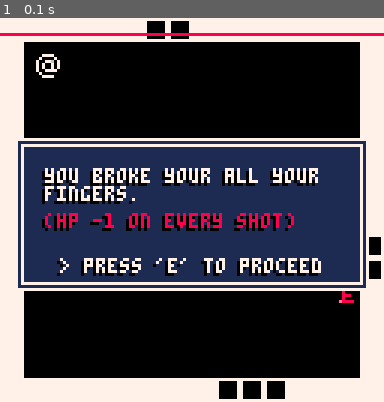
Above: before the commit, frame 1.
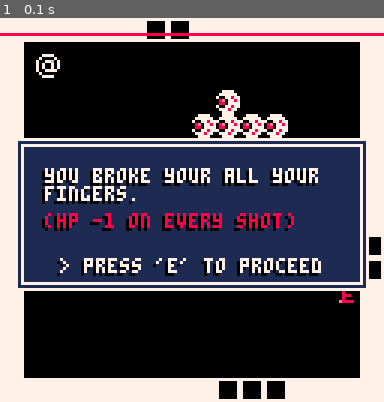
Above: after the commit, the same moment.

Repository: AlexanderClay/pico8-Projects
Game: PICO-8 cartridge hero.p8
The game is run twice, just before and just after one commit, with the same random seed, the same clock (stepped at 60 frames per second) and the same inputs.
Inputs:
- Up to frame 1 (0.1 s): no input

The runs differ from the first frame. In frame 1, 1.3% of the frame differs, in the area x 50-75%, y 18-32%.

Commit message:
hero: method to add enemies / rooms

Diff:
--- a/hero.p8
+++ b/hero.p8
@@ -26,6 +26,8 @@
 solid_actors = {}
 actor = {} --all actors in world
 paused = true
+mapx=0
+mapy=0
 -- make an actor
 -- and add to global collection
 -- x,y means center of the actor
@@ -57,6 +59,23 @@
  return a
 end
 
+function setroom(x,y)
+	mapx=x
+	mapy=y
+	for tx=0,16 do
+	 for ty=0,16 do
+	 	if(mget(tx,ty)==11) then
+	 		mset(tx,ty, 0)
+    enmy1=make_actor(tx+0.5,ty+0.5)
+    enmy1.spr=11
+    enmy1.dx = -0.2
+    enmy1.drag = 1
+    enmy1.active=true
+    add(solid_actors, enmy1)
+	 	end
+	 end
+	end
+end
 
 -- for any given point on the
 -- map, true if there is wall
@@ -257,7 +276,7 @@
  --rectfill(0, 0, 127,127,3)
 
  -- level1
- map(0,0,0,0,16,16)
+ map(mapx,mapy,0,0,16,16)
  foreach(actor,draw_actor)
 
  if(paused) then
@@ -338,9 +355,9 @@
  pl.layer = 2
  pl.g = gun0 --weapon selection
  pl.cool = 5
- add(pl, solid_actors)
-
-
+ add(solid_actors, pl)
+
+	setroom(0, 0)
 end
 
 
@@ -478,10 +495,10 @@
 0202020202020303020202020202020202020202020202020202020202020202020202020202020202020202020202020202020202020202020202020202020202020202020202020202020202020202020202020202020202020202020202020202020202020202020202020202020202020202020202020202020202020202
 0200000000000000000000000000000202000000000000000000000000000002020000000000000000000000000000020200000000000000000000000000000202000000000000000000000000000002020000000000000000000000000000020200000000000000000000000000000202000000000000000000000000000002
 0200000000000000000000000000000202000000000000000000000000000002020000000000000000000000000000020200000000000000000000000000000202000000000000000000000000000002020000000000000000000000000000020200000000000000000000000000000202000000000000000000000000000002
-0200000000000000000000000000000202000000000000000000000000000002020000000000000000000000000000020200000000000000000000000000000202000000000000000000000000000002020000000000000000000000000000020200000000000000000000000000000202000000000000000000000000000002
-0200000000000000000000000000000202000000000000000000000000000002020000000000000000000000000000020200000000000000000000000000000202000000000000000000000000000002020000000000000000000000000000020200000000000000000000000000000202000000000000000000000000000002
-0200000000000000002300000000000202000000000000000000000000000002020000000000000000000000000000020200000000000000000000000000000202000000000000000000000000000002020000000000000000000000000000020200000000000000000000000000000202000000000000000000000000000002
-0200000000000000000000000000000202000000000000000000000000000002020000000000000000000000000000020200000000000000000000000000000202000000000000000000000000000002020000000000000000000000000000020200000000000000000000000000000202000000000000000000000000000002
+0200000000000000000b00000000000202000000000000000000000000000002020000000000000000000000000000020200000000000000000000000000000202000000000000000000000000000002020000000000000000000000000000020200000000000000000000000000000202000000000000000000000000000002
+02000000000000000b0b0b0b0000000202000000000000000000000000000002020000000000000000000000000000020200000000000000000000000000000202000000000000000000000000000002020000000000000000000000000000020200000000000000000000000000000202000000000000000000000000000002
+0200000000000000000b0b2c2b00000202000000000000000000000000000002020000000000000000000000000000020200000000000000000000000000000202000000000000000000000000000002020000000000000000000000000000020200000000000000000000000000000202000000000000000000000000000002
+0200000000000000000b0000000b000202000000000000000000000000000002020000000000000000000000000000020200000000000000000000000000000202000000000000000000000000000002020000000000000000000000000000020200000000000000000000000000000202000000000000000000000000000002
 0200000000000202020000002500000202000000000000000000000000000002020000000000000000000000000000020200000000000000000000000000000202000000000000000000000000000002020000000000000000000000000000020200000000000000000000000000000202000000000000000000000000000002
 0200030000000300020000270000000202001500000000000000000000000002020015000000000000000000000000020200150000000000000000000000000202001500000000000000000000000002020015000000000000000000000000020200150000000000000000000000000202001500000000000000000000000002
 0200030303030300020000000000000302000000000000000000000000000002020000000000000000000000000000020200000000000000000000000000000202000000000000000000000000000002020000000000000000000000000000020200000000000000000000000000000202000000000000000000000000000002
Not shown, changed: 22 lines of the sprite sheet (__gfx__) section of hero.p8
